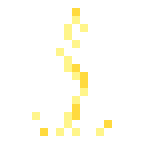
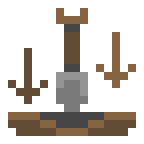
Layered file, before and after one edit (144x144). Changes by layer:
added layer "burying" above "conductive" over bbox(8, 8, 136, 136)
hid "conductive" over bbox(32, 8, 112, 136)
